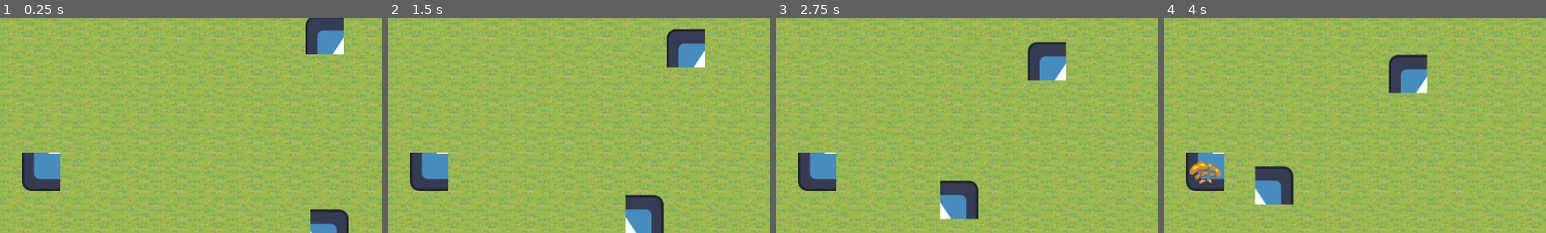
Above: before the commit, frames 1-4 (left to right).
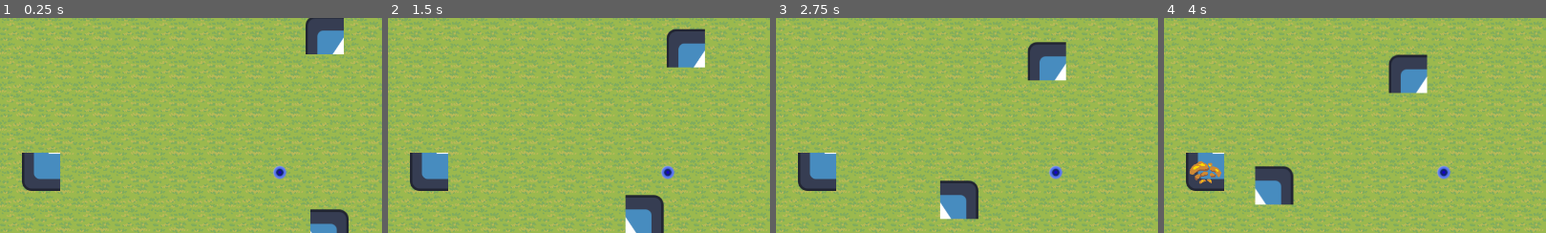
Above: after the commit, the same moments.

Repository: GlitchedSalad/global-game-jam-2026
Game: Godot game, scene res://src/scenes/level/main.tscn
Two runs of this game, one before a commit and one after it. Both use one fixed random seed, a clock stepped at 60 frames per second and the inputs below. The engine's default icon, where the game draws it, is replaced by a stand-in: a white triangle on a blue panel in a dark square.
Inputs:
- Up to frame 1 (0.25 s): no input
- Up to frame 2 (1.5 s): hold Right (ARROW_RIGHT) 0.53-1.28 s; tap G (G) at 0.6 s; hold Down (ARROW_DOWN) from 1.28 s (still down); tap H (H) at 1.35 s
- Up to frame 3 (2.75 s): release Down (ARROW_DOWN) at 2.03 s; hold Right (ARROW_RIGHT) from 2.03 s (still down); tap J (J) at 2.1 s
- Up to frame 4 (4 s): release Right (ARROW_RIGHT) at 2.78 s; hold Up (ARROW_UP) 2.78-3.53 s; tap Y (Y) at 2.85 s; hold Left (ARROW_LEFT) from 3.53 s (still down); tap G (G) at 3.6 s
The pictures show only the part of the screen within x 45-95%, y 14-64%; the shares and areas given below are measured in that part.

The runs differ from the first frame. In frame 1, 0.2% of the frame differs, in the area x 71-75%, y 68-76%; in frame 2, 0.2%; in frame 3, 0.2%; in frame 4, 0.2%.

Commit message:
added second pickup

Diff:
--- a/src/scenes/level/main.tscn
+++ b/src/scenes/level/main.tscn
@@ -602,6 +602,9 @@
 [node name="pickup" parent="." unique_id=539630175 instance=ExtResource("5_8c177")]
 position = Vector2(120, 0)
 
+[node name="pickup2" parent="." unique_id=1301690848 instance=ExtResource("5_8c177")]
+position = Vector2(400, 0)
+
 [node name="HUD" parent="." unique_id=30475843 instance=ExtResource("6_srwyl")]
 
 [node name="MeleeEnemy" parent="." unique_id=328401243 instance=ExtResource("14_yqvjp")]
Not shown: 1 places in src/scenes/level/main.tscn that only renumber resources
